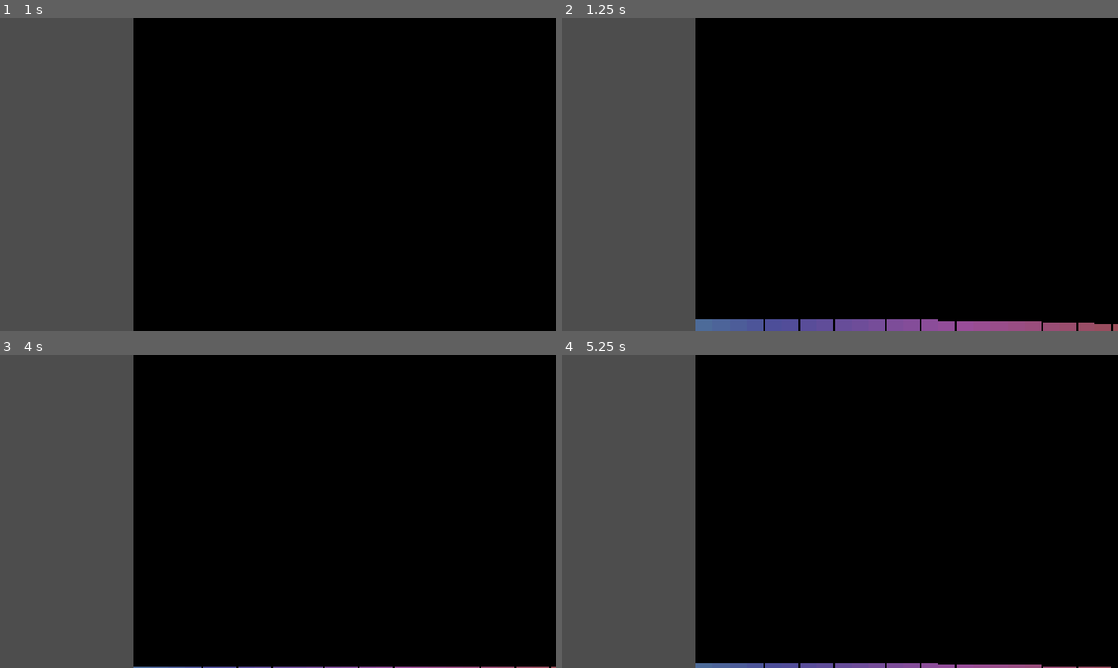
Above: before the commit, frames 1-4 (two rows, left to right).
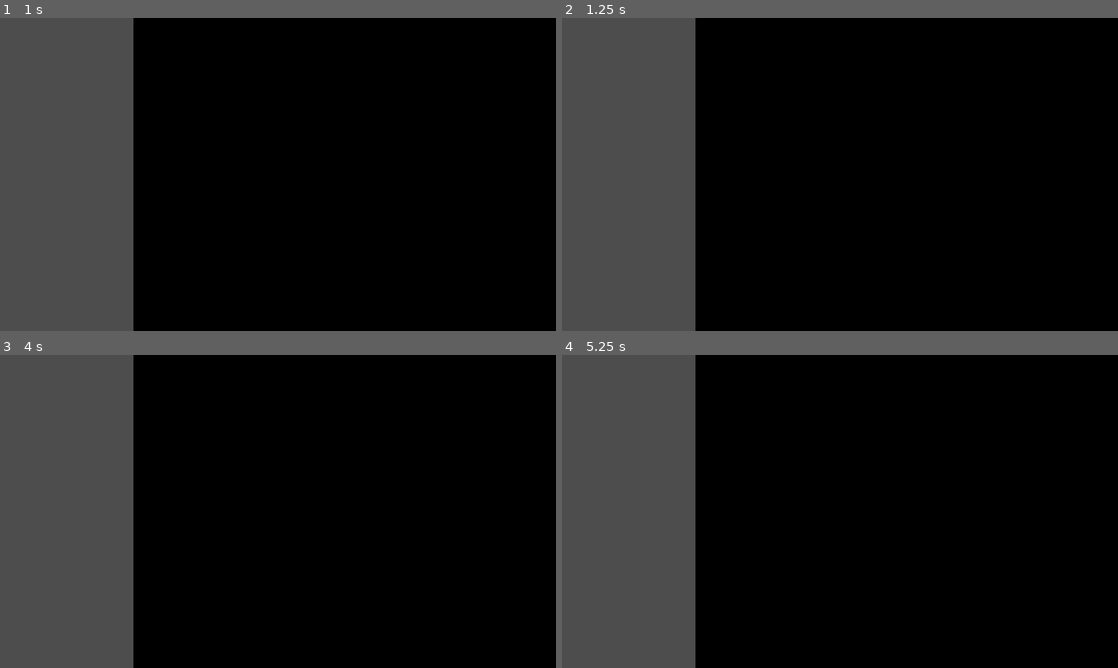
Above: after the commit, the same moments.

Repository: chorwat2137/haven-2026
Game: Godot game, scene res://scenes/main.tscn
Same seed, same stepped clock (60 frames per second), same inputs: the game is played once before the commit and once after it. This scene is started directly instead of the project's main scene.
Inputs:
- Up to frame 1 (1 s): tap Enter (ui_accept) at 0.5, 0.77 s; hold Right (ui_right) from 0.53 s (still down); tap Space (shoot) at 0.6 s
- Up to frame 2 (1.25 s): keep holding Right (ui_right)
- Up to frame 3 (4 s): tap Space (shoot) every 0.75 s from 1.35 to 3.6 s; tap Enter (ui_accept) at 1.52, 2, 2.75, 3.02, 3.5, 3.77 s; release Right (ui_right) at 2.03 s; hold Left (ui_left) 2.03-2.78 s; hold Right (ui_right) from 2.78 s (still down)
- Up to frame 4 (5.25 s): tap Enter (ui_accept) at 4.25, 4.52, 5 s; release Right (ui_right) at 4.28 s; hold Left (ui_left) 4.28-5.03 s; tap Space (shoot) at 4.35, 5.1 s; hold Right (ui_right) from 5.03 s (still down)

Frame 1 is identical in both runs. In frame 2, 2.5% of the frame differs, in the area x 24-100%, y 96-100%; in frame 3, 0.3%; in frame 4, 0.9%.

Commit message:
Automatic sync

Diff:
--- a/scenes/player.tscn
+++ b/scenes/player.tscn
@@ -1,7 +1,7 @@
 [gd_scene format=3 uid="uid://c61woxbidsqx"]
 
 [ext_resource type="Script" uid="uid://dffeuh4h2uie1" path="res://scripts/player_control.gd" id="1_g2els"]
-[ext_resource type="Texture2D" path="res://gfx/player.png" id="2_qhqgy"]
+[ext_resource type="Texture2D" uid="uid://dqfnica024n7u" path="res://gfx/player_forward.png" id="2_g2els"]
 
 [sub_resource type="CircleShape2D" id="CircleShape2D_f7mvp"]
 radius = 78.05767
@@ -11,10 +11,12 @@
 script = ExtResource("1_g2els")
 
 [node name="Sprite2D" type="Sprite2D" parent="." unique_id=1054903404]
-scale = Vector2(0.5, 0.5)
-texture = ExtResource("2_qhqgy")
+texture_filter = 1
+scale = Vector2(8.375, 8.375)
+texture = ExtResource("2_g2els")
 
 [node name="Coll" type="CollisionShape2D" parent="." unique_id=60537568]
 shape = SubResource("CircleShape2D_f7mvp")
 
 [node name="Camera2D" type="Camera2D" parent="." unique_id=841161261]
+texture_filter = 1
